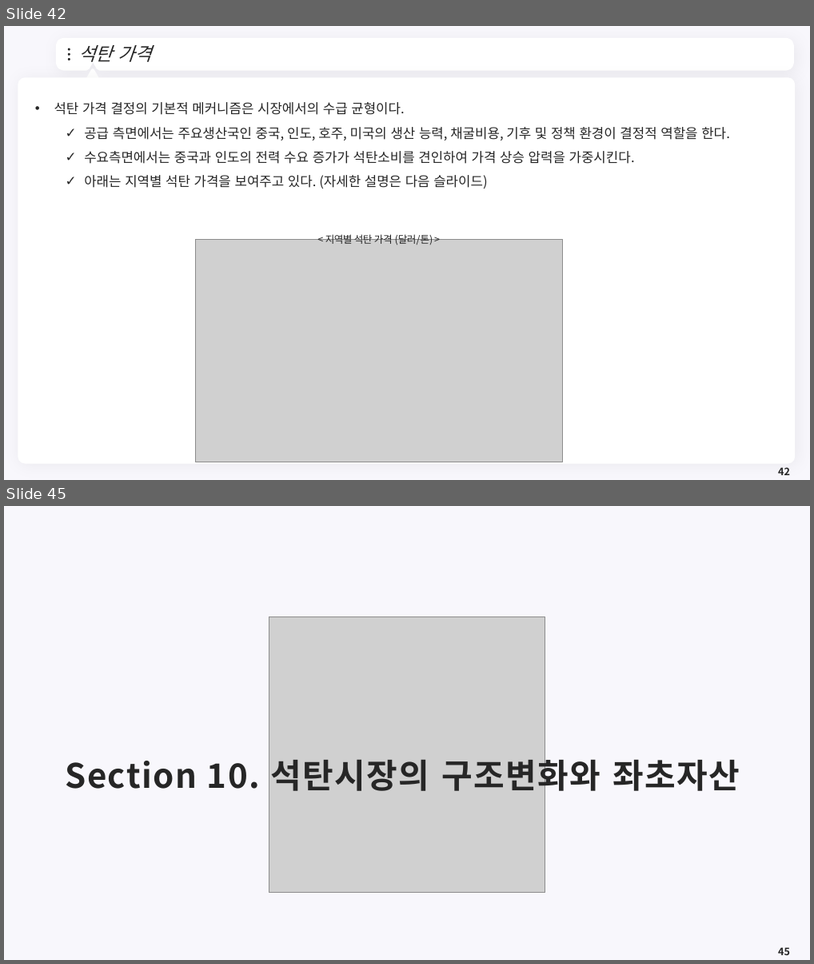
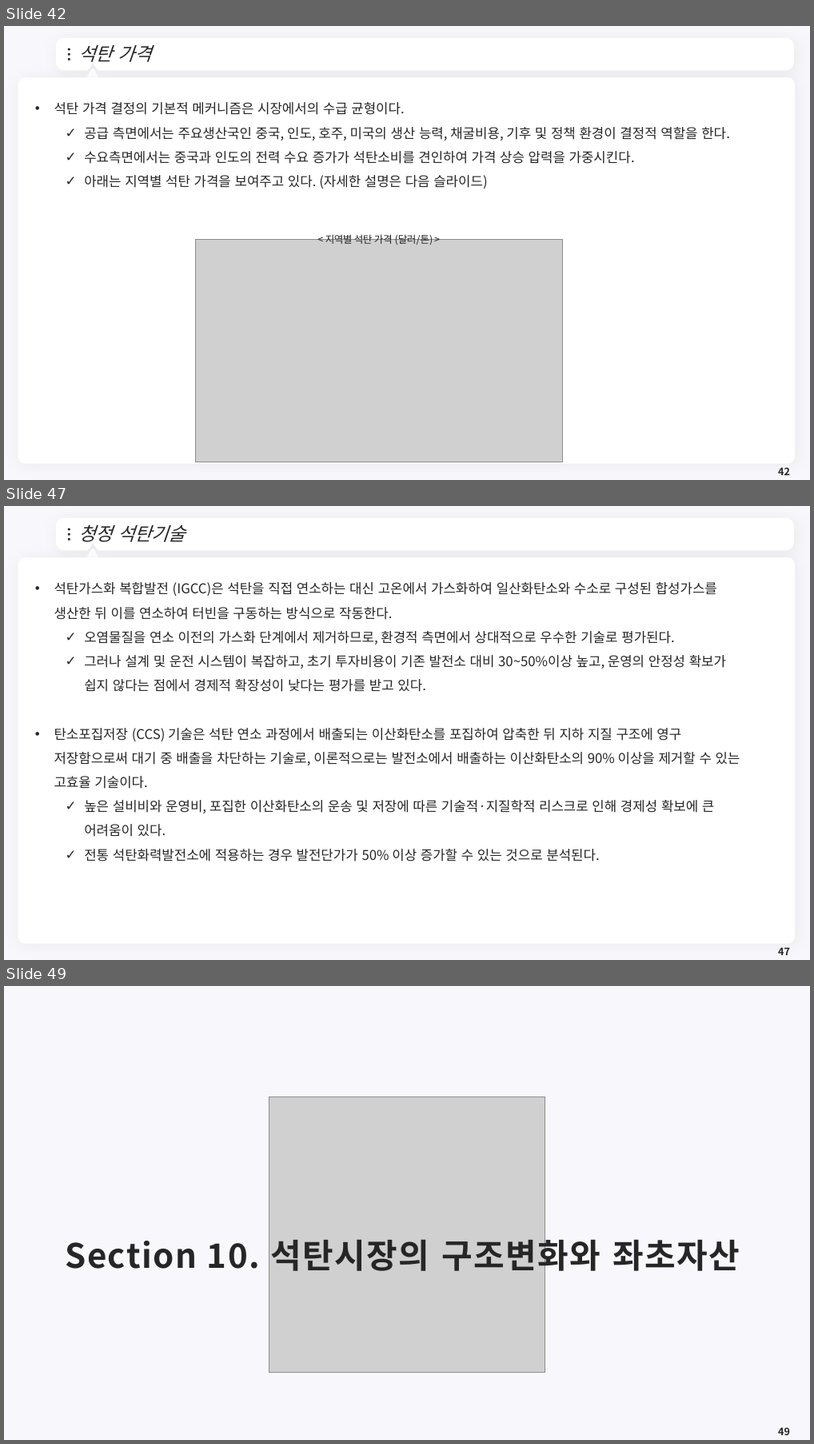
Before and after one commit to meandthey/Teaching, a slide deck: 에너지경제학/자원에너지경제학_Chapter_4 (석탄).pptx. Shown one above the other, each under a label of ours: slides 42 and 45 before the commit, slides 42, 47 and 49 after it; the slides between them are not shown. The pictures are 814x964 and 814x1444 pixels, drawn with LibreOffice and Linux fonts; fonts in the diff are those of the drawing; grey boxes stand for pictures; background and template pictures are left out. Boxes give left, top, right and bottom in pixels: in the first picture for what was removed or moved away, otherwise in the second. Text is boxed around its words. In the diff, an @@ line names an element or a change of style, - is before the commit and + after.

```diff
--- a/에너지경제학/자원에너지경제학_Chapter_4 (석탄).pptx
+++ b/에너지경제학/자원에너지경제학_Chapter_4 (석탄).pptx
@@ slide 47 added at (4,506,810,960), background #F8F7FC; not listed: 7 template elements that a slide beside it also shows @@
@@ title added at (78,525,186,542), 22 pt, text #262626, italic @@
+청정 석탄기술
@@ text added at (54,582,741,861), 16 pt, text #262626 @@
+• 석탄가스화 복합발전 (IGCC)은 석탄을 직접 연소하는 대신 고온에서 가스화하여 일산화탄소와 수소로 구성된 합성가스를 생산한 뒤 이를 연소하여 터빈을 구동하는 방식으로 작동한다.
+  ✓ 오염물질을 연소 이전의 가스화 단계에서 제거하므로, 환경적 측면에서 상대적으로 우수한 기술로 평가된다.
+  ✓ 그러나 설계 및 운전 시스템이 복잡하고, 초기 투자비용이 기존 발전소 대비 30~50%이상 높고, 운영의 안정성 확보가 쉽지 않다는 점에서 경제적 확장성이 낮다는 평가를 받고 있다.
+• 탄소포집저장 (CCS) 기술은 석탄 연소 과정에서 배출되는 이산화탄소를 포집하여 압축한 뒤 지하 지질 구조에 영구 저장함으로써 대기 중 배출을 차단하는 기술로, 이론적으로는 발전소에서 배출하는 이산화탄소의 90% 이상을 제거할 수 있는 고효율 기술이다.
+  ✓ 높은 설비비와 운영비, 포집한 이산화탄소의 운송 및 저장에 따른 기술적·지질학적 리스크로 인해 경제성 확보에 큰 어려움이 있다.
+  ✓ 전통 석탄화력발전소에 적용하는 경우 발전단가가 50% 이상 증가할 수 있는 것으로 분석된다.
@@ page number added at (778,947,790,955), 12 pt, text #262626, bold @@
+47
@@ what was slide 45 is now slide 49 @@
```
Also in this commit, not shown: 2 slides changed, 5 other slides added, 1 slide removed, 2 other files.
